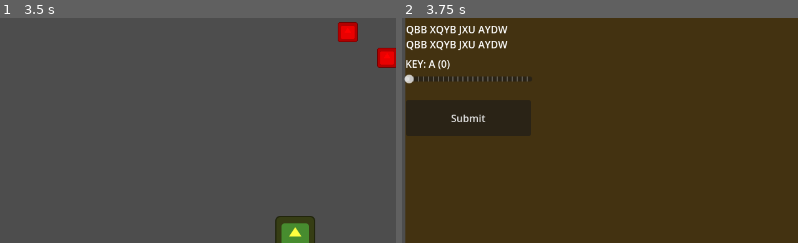
Above: before the commit, frames 1-2 (left to right).
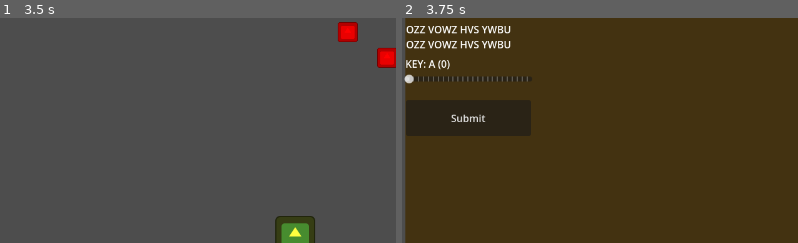
Above: after the commit, the same moments.

Repository: MattCzar13/the-king-s-secret
Game: Godot game, scene res://scenes/root.tscn
Two runs of this game, one before a commit and one after it. Both use one fixed random seed, a clock stepped at 60 frames per second and the inputs below. The engine's default icon, where the game draws it, is replaced by a stand-in: a white triangle on a blue panel in a dark square.
Inputs (mouse positions are % of the whole screen's width and height, from its top left):
- Up to frame 1 (3.5 s): tap P (debug_menu_signals) at 0.5 s; move the mouse to (72, 45) at 0.52 s; click (72, 45) at 0.6 s; click "example_signal" at 1.25 s; click "update_path" at 2 s; click "message_delivered" at 2.75 s
- Up to frame 2 (3.75 s): click "minigame_caesar_decrypt" at 3.5 s
The pictures show only the part of the screen within x 1-50%, y 8-58%; the shares and areas given below are measured in that part.

Frame 1 is identical in both runs. In frame 2, 1.3% of the frame differs, in the area x 2-28%, y 3-15%.

Commit message:
Added Args to Minigame Signals
Caesar now takes in a key instead of randomizing one internally. Minigame Signals have been updated to include args

Diff:
--- a/globals.gd
+++ b/globals.gd
@@ -23,9 +23,9 @@
 
 signal message_delivered
 
-signal minigame_caesar_decrypt
-signal minigame_start_type_b
-signal minigame_start_type_c
+signal minigame_caesar_decrypt(key)
+signal minigame_start_type_b(key)
+signal minigame_start_type_c(key)
 signal minigame_success
 signal minigame_fail
 
--- a/scenes/debug_panel.gd
+++ b/scenes/debug_panel.gd
@@ -50,6 +50,14 @@
 
 # Helper function to fire the signal and handle an error
 func attempt_fire_signal(signal_name : String):
-	var result : Error = Globals.emit_signal(signal_name)
-	if result:
-		printerr("Either this signal isn't connected to anything, or it requires arguments (this menu doesn't support those)!")
+	if (signal_name == "minigame_caesar_decrypt"):
+		#sets the secret key arg
+		#var secret_key = 7
+		var secret_key = randi_range(0, 25)
+		var result : Error = Globals.emit_signal(signal_name, secret_key)
+		if result:
+			printerr("Either this signal isn't connected to anything, or it requires arguments (this menu doesn't support those)!")
+	else:
+		var result : Error = Globals.emit_signal(signal_name)
+		if result:
+			printerr("Either this signal isn't connected to anything, or it requires arguments (this menu doesn't support those)!")
--- a/scenes/minigames/caesar_decrypt.gd
+++ b/scenes/minigames/caesar_decrypt.gd
@@ -4,7 +4,7 @@
 @onready var plaintext_label = $"VBoxContainer/CaesarCipher/plaintext"
 @onready var ciphertext_label = $"VBoxContainer/CaesarCipher/ciphertext"
 
-var secret_key = randi_range(0, 25)
+var secret_key: int
 var ciphertext: String = Globals.shift_message(Globals.message, secret_key, true)
 
 func _ready() -> void:
@@ -24,6 +24,11 @@
 	else:
 		attempt_fire_signal("minigame_fail")
 
+func set_secret_key(key: int):
+	#sets the seccret key and updates the cypher text
+	secret_key = key
+	ciphertext = Globals.shift_message(Globals.message, secret_key, true)
+
 # Helper function to fire the signal and handle an error
 func attempt_fire_signal(signal_name : String):
 	var result : Error = Globals.emit_signal(signal_name)
--- a/scenes/root.gd
+++ b/scenes/root.gd
@@ -28,13 +28,15 @@
 	if Globals.level_information["messages_delivered"] >= Globals.level_information["message_delivery_goal"]:
 		Globals.level_completed.emit()
 
-func _on_minigame_caesar_decrypt():
+func _on_minigame_caesar_decrypt(data):
+	print("Received:", data)
 	var minigame_parent = $Minigames
 	if(minigame_parent.get_child_count() > 0):
 		printerr("Minigame already running!")
 	else:
-		var scene = preload("res://scenes/minigames/caesar_decrypt.tscn").instantiate()
-		minigame_parent.add_child(scene)
+		var caesar_decrypt_minigame = preload("res://scenes/minigames/caesar_decrypt.tscn").instantiate()
+		caesar_decrypt_minigame.set_secret_key(data)
+		minigame_parent.add_child(caesar_decrypt_minigame)
 
 func _on_minigame_success():
 	var minigame_parent = $Minigames
